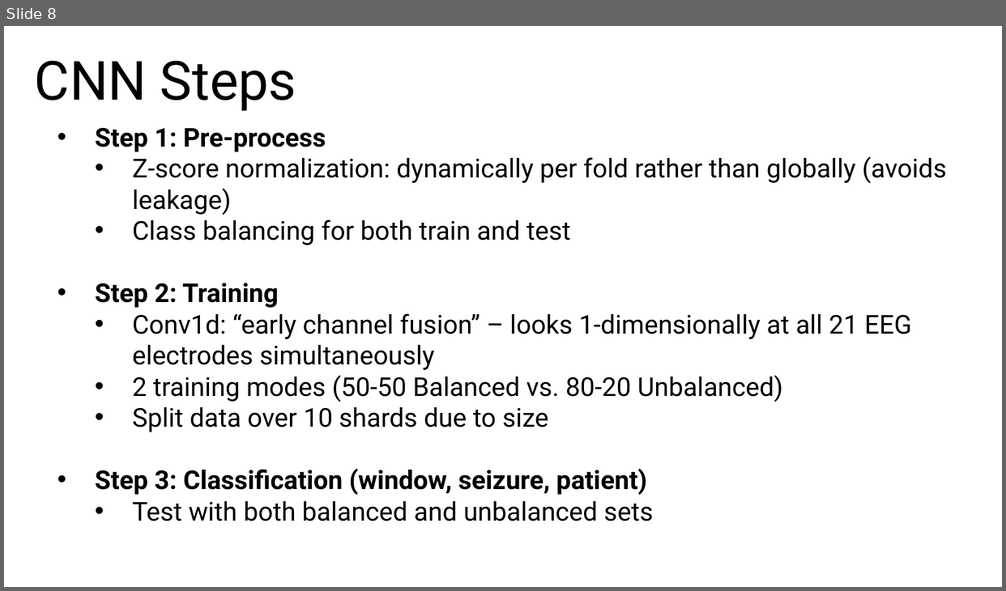
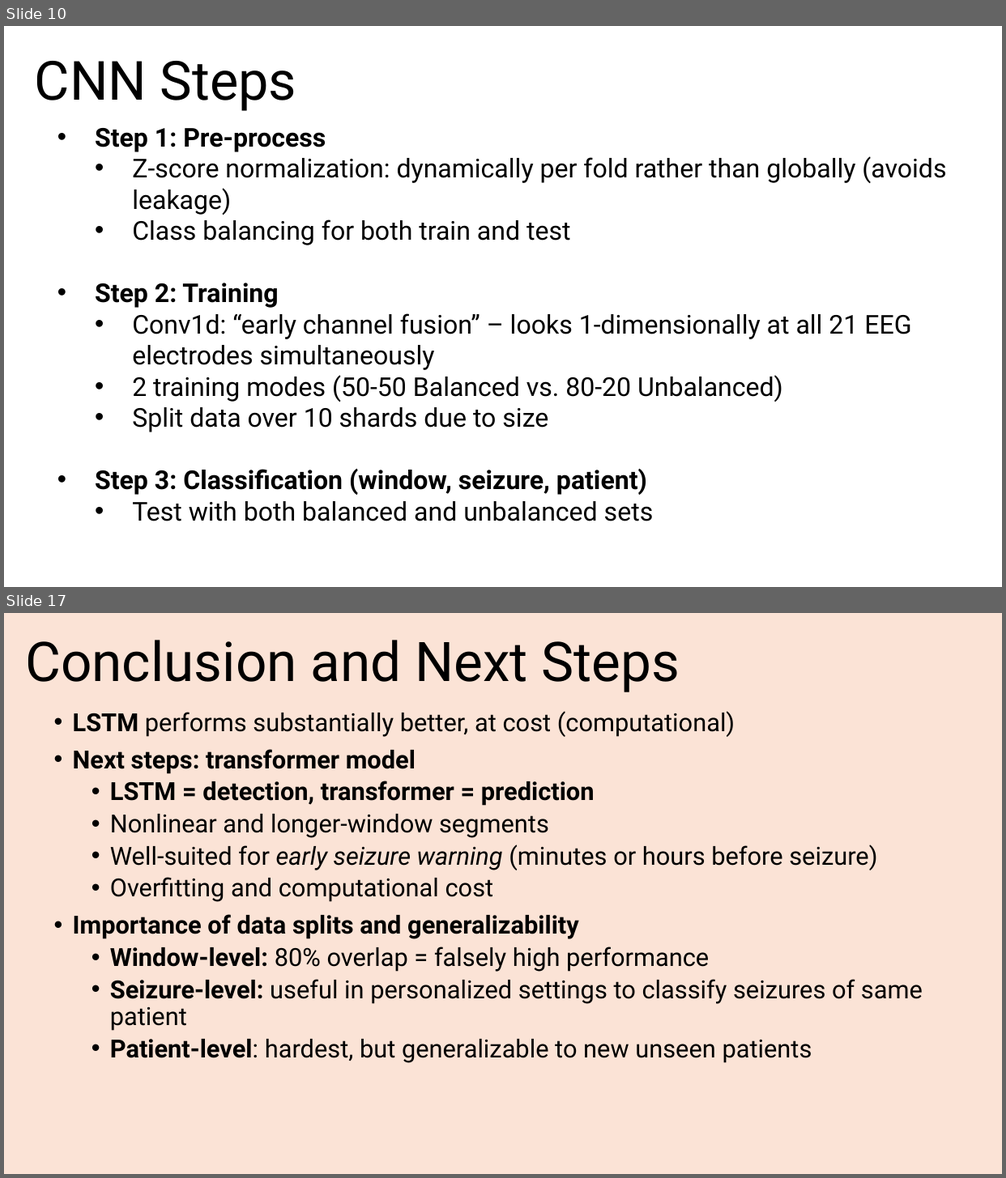
Before and after one commit to eshin21/EpilepsyDeepLearning, a slide deck: Group 3 Seizures Deep Learning Presentation.pptx. Shown one above the other, each under a label of ours: slide 8 before the commit, slides 10 and 17 after it; the slides between them are not shown. The pictures are 1006x591 and 1006x1178 pixels, drawn with LibreOffice and Linux fonts; fonts in the diff are those of the drawing. Boxes give left, top, right and bottom in pixels: in the first picture for what was removed or moved away, otherwise in the second. Text is boxed around its words. In the diff, an @@ line names an element or a change of style, - is before the commit and + after.

```diff
--- a/Group 3 Seizures Deep Learning Presentation.pptx
+++ b/Group 3 Seizures Deep Learning Presentation.pptx
@@ slide 17 added at <box>4,613,1002,1174</box>, background #FBE3D6 @@
@@ text added at <box>25,640,680,692</box>, 52.6 pt, text #000000 @@
+Conclusion and Next Steps
@@ text added at <box>73,711,923,1063</box>, 24 pt, text #000000 @@
+• LSTM performs substantially better, at cost (computational)
+• Next steps: transformer model
+  • LSTM = detection, transformer = prediction
+  • Nonlinear and longer-window segments
+  • Well-suited for early seizure warning (minutes or hours before seizure)
+  • Overfitting and computational cost
+• Importance of data splits and generalizability
+  • Window-level: 80% overlap = falsely high performance
+  • Seizure-level: useful in personalized settings to classify seizures of same patient
+  • Patient-level: hardest, but generalizable to new unseen patients
@@ what was slide 8 is now slide 10 @@
```
Also in this commit, not shown: 8 slides changed, 3 other slides added, 2 slides removed, 5 other files.
